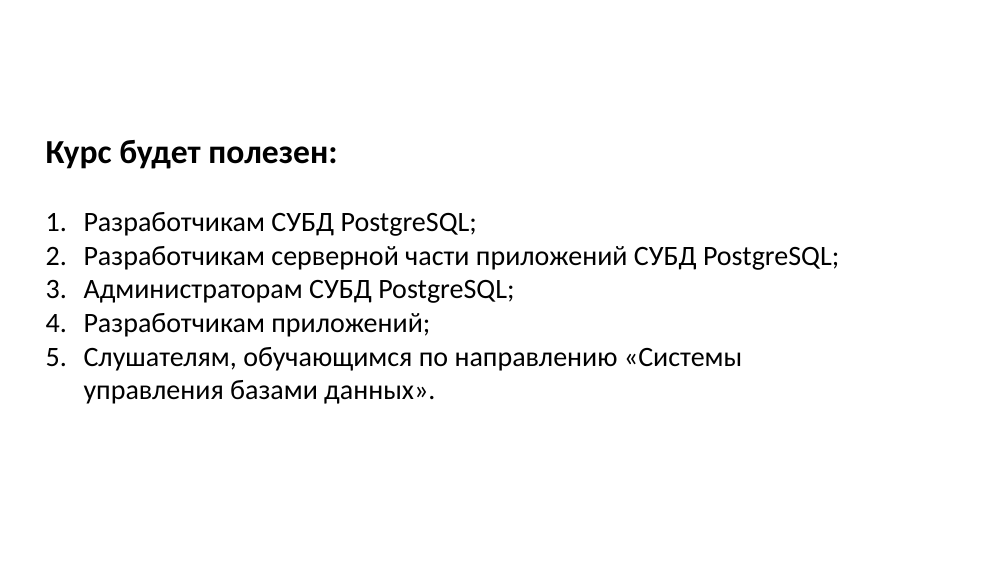
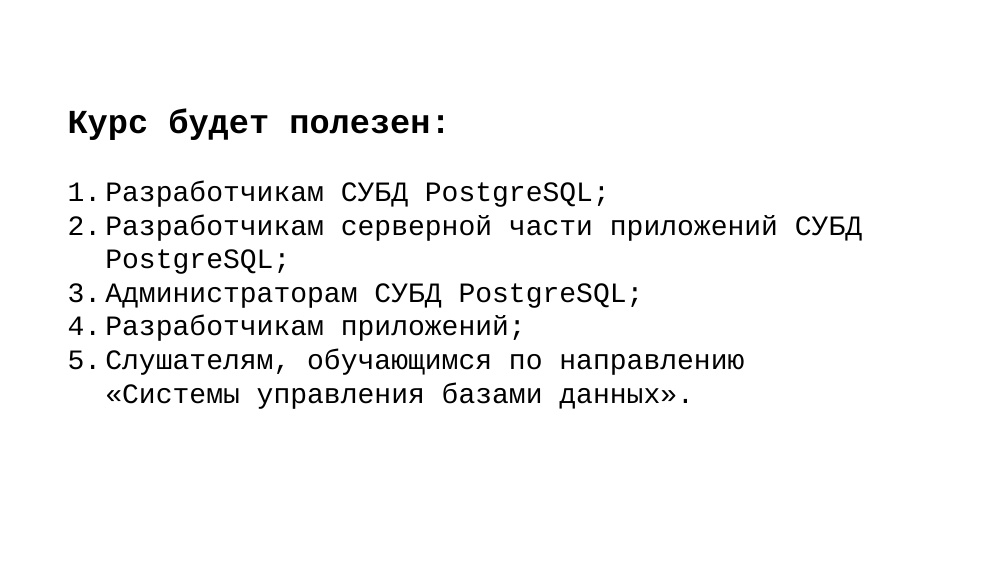
Before and after one commit to nesrv/PG-DEV, a slide deck: slide 5 of DEV-1-16/for_students/DAY-1/ppt/dev1_00.pptx (slide 4 before the commit). Drawn at 1008x567 pixels with LibreOffice and Linux fonts; fonts in the diff are those of the drawing. Boxes give left, top, right and bottom in pixels: in the first picture for what was removed or moved away, otherwise in the second. Text is boxed around its words. In the diff, an @@ line names an element or a change of style, - is before the commit and + after.

```diff
--- a/DEV-1-16/for_students/DAY-1/ppt/dev1_00.pptx
+++ b/DEV-1-16/for_students/DAY-1/ppt/dev1_00.pptx
@@ text "Курс будет полезен:" moved from (x1=46, y1=140, x2=839, y2=404) to (x1=68, y1=108, x2=862, y2=409) @@
@@ text "Курс будет полезен:" at (x1=68, y1=108, x2=862, y2=409): font Calibri to Courier New @@
```
Also in this commit, not shown: 1 other slide changed, 2 slides added, 1 slide removed, 1 other file.
